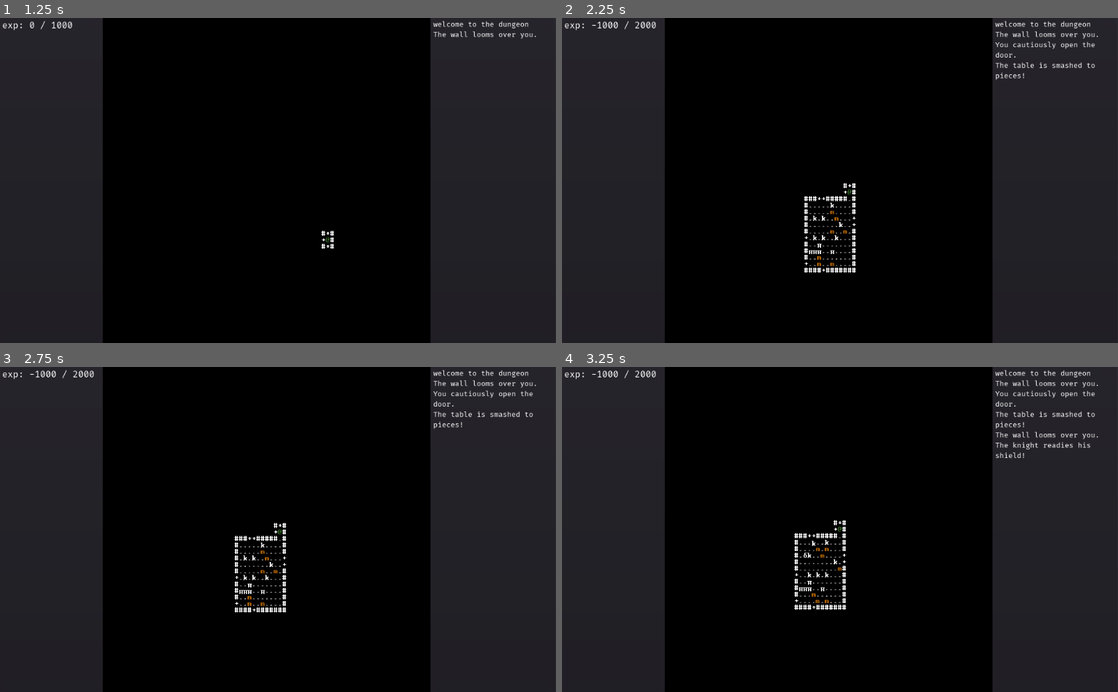
Above: before the commit, frames 1-4 (two rows, left to right).
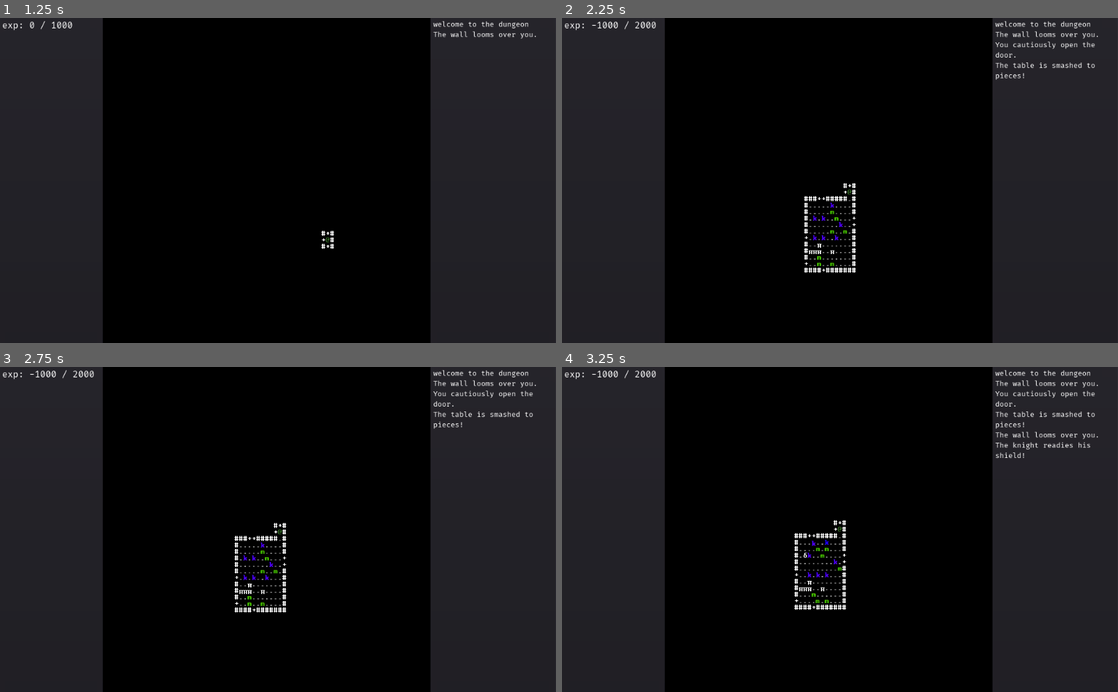
Above: after the commit, the same moments.

Repository: redxaxder/7DRL2022
Game: Godot game, scene res://scenes/root.tscn
The game is run twice, just before and just after one commit, with the same random seed, the same clock (stepped at 60 frames per second) and the same inputs.
Inputs:
- Up to frame 1 (1.25 s): tap Space (action) at 0.5 s; hold Right (right) from 0.53 s (still down); hold Space (action) from 0.53 s (still down)
- Up to frame 2 (2.25 s): release Right (right) at 1.28 s; release Space (action) at 1.28 s; hold Down (down) 1.28-2 s; tap Enter (level_up) at 1.35 s; click "While raging, you have a 20% …" at 2 s
- Up to frame 3 (2.75 s): no input
- Up to frame 4 (3.25 s): hold Right (right) from 2.78 s (still down); hold . (pass) from 2.78 s (still down)

Frame 1 is identical in both runs. In frame 2, 0.1% of the frame differs, in the area x 45-52%, y 56-77%; in frame 3, 0.1%, in the area x 43-50%, y 53-74%; in frame 4, 0.1%.
Error after the commit: Parse Error: The identifier "color" isn't declared in the current scope. (res://sprites/wizard.gd:106)

Commit message:
shield and color overhaul

Diff:
--- a/lib/actor.gd
+++ b/lib/actor.gd
@@ -18,7 +18,8 @@
 var label: String = ""
 var door: bool = false
 var blocking: bool = false
-var block_sprite: AnimatedSprite = null
+var block_mask: Sprite = Sprite.new()
+
 const block_duration: int = 2
 var cur_block_duration: int = 0
 
@@ -40,14 +41,17 @@
 			cur_block_duration += 1
 		else:
 			blocking = false
-			block_sprite.queue_free()
-			block_sprite = null
+			if block_mask != null:
+				block_mask.modulate = Color(1,1,1)
 
 func block():
 	cur_block_duration = 0
-	blocking = true
-	block_sprite = block_indicator.instance()
-	self.add_child(block_sprite)
+	if !blocking:
+		blocking = true
+		add_child(block_mask)
+		block_mask.texture = texture
+		block_mask.z_index = z_index + 1
+		block_mask.modulate = constants.PROTECTED_COLOR
 
 func make_ragdoll(dir: Vector2):
 	var ragdoll: Sprite = get_script().new()
--- a/lib/const.gd
+++ b/lib/const.gd
@@ -31,3 +31,8 @@
 var FUMBLE = "weak grip"
 var LIMP = "limping"
 var IMMOBILIZED = "immobilized"
+
+# colors
+var PROTECTED_COLOR = Color(0, 0.976471, 1, 0.686275)
+var WINDUP_COLOR = Color(0.898039, 0, 1)
+var READY_COLOR = Color(0.909804, 0.854902, 0)
--- a/sprites/Target.tscn
+++ b/sprites/Target.tscn
@@ -21,7 +21,7 @@
 } ]
 
 [node name="Target" type="AnimatedSprite"]
-modulate = Color( 0.501961, 0.501961, 0.027451, 1 )
+modulate = Color( 0.898039, 0, 1, 1 )
 z_index = 18
 frames = SubResource( 3 )
 animation = "targetting"
--- a/sprites/knight.tscn
+++ b/sprites/knight.tscn
@@ -8,7 +8,12 @@
 atlas = ExtResource( 1 )
 region = Rect2( 88, 72, 8, 12 )
 
+[sub_resource type="AtlasTexture" id=2]
+atlas = ExtResource( 1 )
+region = Rect2( 88, 72, 8, 12 )
+
 [node name="knight" type="Sprite"]
+modulate = Color( 0.898039, 0, 1, 1 )
 position = Vector2( 64, 64 )
 z_index = 6
 texture = SubResource( 1 )
@@ -18,3 +23,7 @@
 position = Vector2( 7.62939e-06, -3.8147e-06 )
 z_index = -1
 z_as_relative = true
+
+[node name="Sprite" type="Sprite" parent="."]
+modulate = Color( 0, 0.976471, 1, 0.686275 )
+texture = SubResource( 2 )
--- a/sprites/monk.gd
+++ b/sprites/monk.gd
@@ -7,9 +7,11 @@
 
 func _ready():
 	label = "monk"
+	block()
 	._ready()
 
 func on_turn():
+	block_decay()
 	if .pc_adjacent():
 		attack()
 	else:
@@ -35,6 +37,6 @@
 
 func _draw():
 	if cur_knockback_cooldown == 0:
-		self.modulate = Color(0.789062, 0.443848, 0)
+		self.modulate = constants.READY_COLOR
 	else:
 		self.modulate = Color(1, 1, 1)
--- a/sprites/ranger.gd
+++ b/sprites/ranger.gd
@@ -63,7 +63,7 @@
 
 func _draw() -> void:
 	if telegraphing:
-		self.modulate = Color(0.501961, 0.501961, 0.027451)
+		self.modulate = constants.WINDUP_COLOR
 	else:
 		self.modulate = Color(1, 1, 1)
 	._draw()
--- a/sprites/shield.gd
+++ /dev/null
@@ -1,5 +0,0 @@
-extends AnimatedSprite
-
-func _ready():
-	self.play("blink")
-	$target_back.play("blink")
--- a/sprites/shield.tscn
+++ b/sprites/shield.tscn
@@ -1,34 +1,12 @@
-[gd_scene load_steps=8 format=2]
+[gd_scene load_steps=3 format=2]
 
 [ext_resource path="res://resources/curses_8_12.png" type="Texture" id=1]
-[ext_resource path="res://sprites/shield.gd" type="Script" id=2]
-[ext_resource path="res://sprites/target_back.tscn" type="PackedScene" id=3]
 
-[sub_resource type="AtlasTexture" id=5]
+[sub_resource type="AtlasTexture" id=1]
 atlas = ExtResource( 1 )
 region = Rect2( 32, 0, 8, 12 )
 
-[sub_resource type="AtlasTexture" id=2]
-atlas = ExtResource( 1 )
-region = Rect2( 0, 0, 8, 12 )
-
-[sub_resource type="AtlasTexture" id=3]
-atlas = ExtResource( 1 )
-region = Rect2( 0, 0, 8, 12 )
-
-[sub_resource type="SpriteFrames" id=4]
-animations = [ {
-"frames": [ SubResource( 5 ), SubResource( 2 ), SubResource( 3 ), SubResource( 3 ) ],
-"loop": true,
-"name": "blink",
-"speed": 7.0
-} ]
-
-[node name="shield" type="AnimatedSprite"]
-modulate = Color( 0, 0.603922, 1, 1 )
+[node name="shield" type="Sprite"]
+modulate = Color( 0, 0.603922, 1, 0.396078 )
 z_index = 10
-frames = SubResource( 4 )
-animation = "blink"
-script = ExtResource( 2 )
-
-[node name="target_back" parent="." instance=ExtResource( 3 )]
+texture = SubResource( 1 )
--- a/sprites/wizard.gd
+++ b/sprites/wizard.gd
@@ -103,7 +103,7 @@
 
 func _draw() -> void:
 	if telegraphing:
-		self.modulate = Color(0.75, 0.421875, 0)
+		self.modulate = color.WINDUP_COLOR
 	else:
 		self.modulate = Color(1, 1, 1)
 	._draw()
Not shown: 1 places in sprites/knight.tscn that only renumber resources
